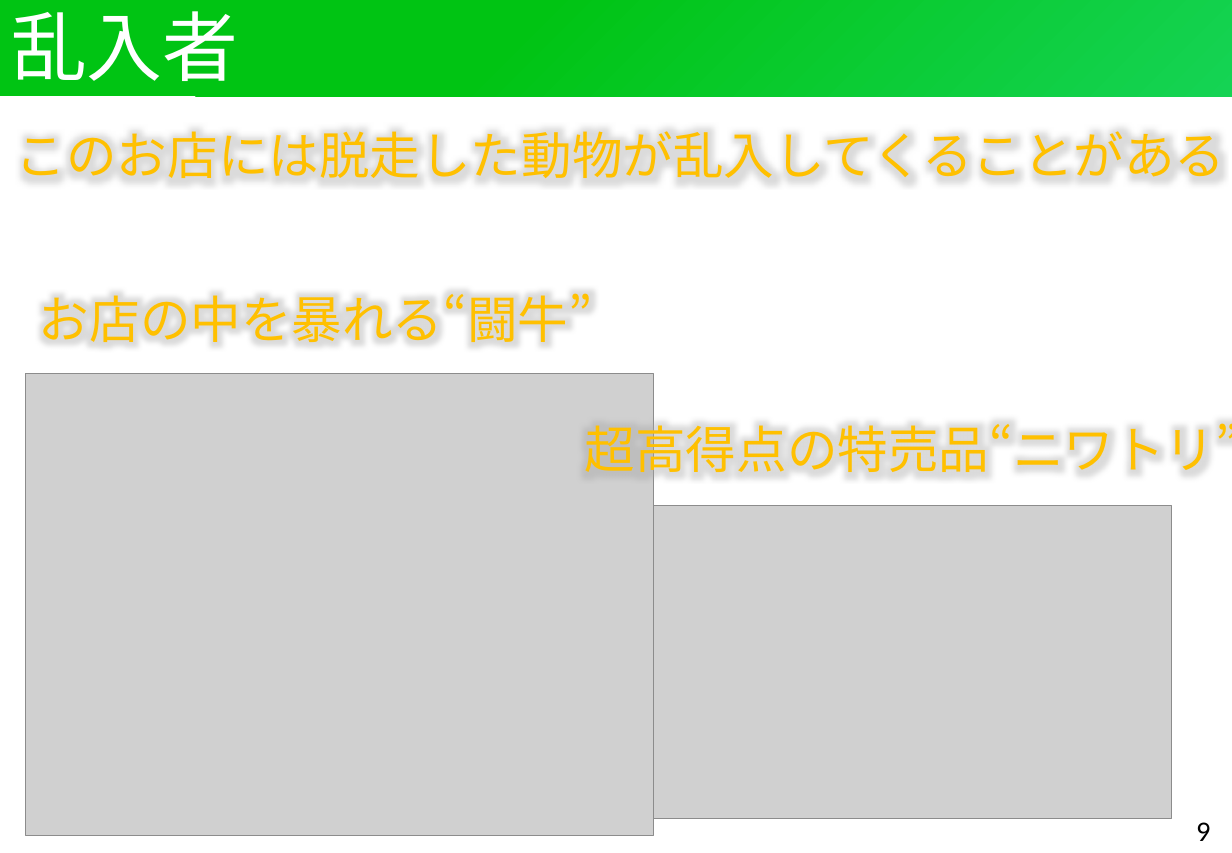
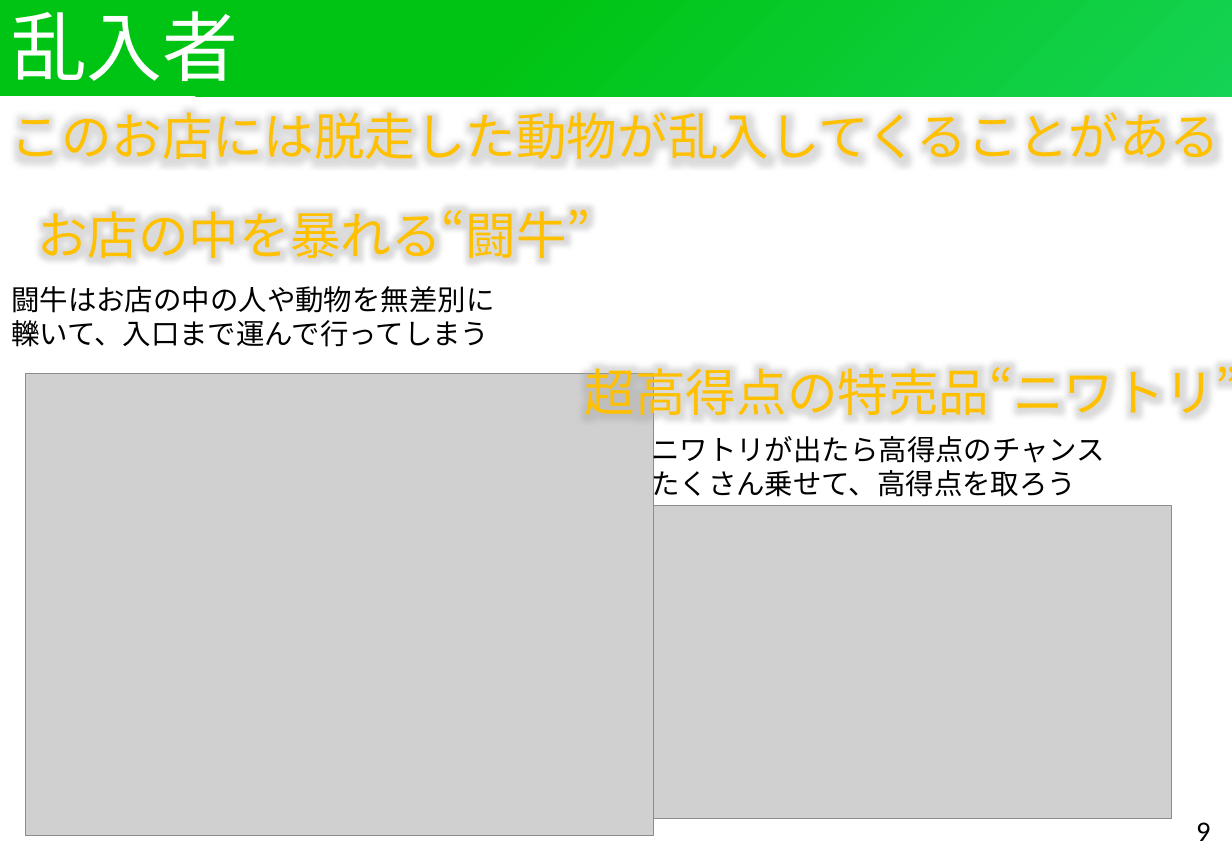
Before and after one commit to H29LatterPeriodTeam07/team07, a slide deck: slide 10 of 後期企画書/提出用企画書.pptx. Drawn at 1232x853 pixels with LibreOffice and Linux fonts; fonts in the diff are those of the drawing; grey boxes stand for pictures. Boxes give left, top, right and bottom in pixels: in the first picture for what was removed or moved away, otherwise in the second. Text is boxed around its words. In the diff, an @@ line names an element or a change of style, - is before the commit and + after.

```diff
--- a/後期企画書/提出用企画書.pptx
+++ b/後期企画書/提出用企画書.pptx
@@ text "このお店には脱走した動物が乱入してくることがある": place and size @@
-text "このお店には脱走した動物が乱入してくることがある" at [16,131,1226,178]
+text "このお店には脱走した動物が乱入してくることがある" at [11,112,1221,159]
@@ text "お店の中を暴れる“闘牛”": place and size @@
-text "お店の中を暴れる“闘牛”" at [39,293,593,342]
+text "お店の中を暴れる“闘牛”" at [37,209,591,258]
@@ text added at [11,286,494,347], 18 pt, text #000000 @@
+闘牛はお店の中の人や動物を無差別に
+轢いて、入口まで運んで行ってしまう
@@ text "超高得点の特売品“ニワトリ”" rewrapped from [585,417,1232,481] to [585,366,1232,424] @@
@@ text added at [651,432,1105,502], 18 pt, text #000000 @@
+ニワトリが出たら高得点のチャンス
+たくさん乗せて、高得点を取ろう
```
Also in this commit, not shown: 3 other slides changed, 1 other file.
